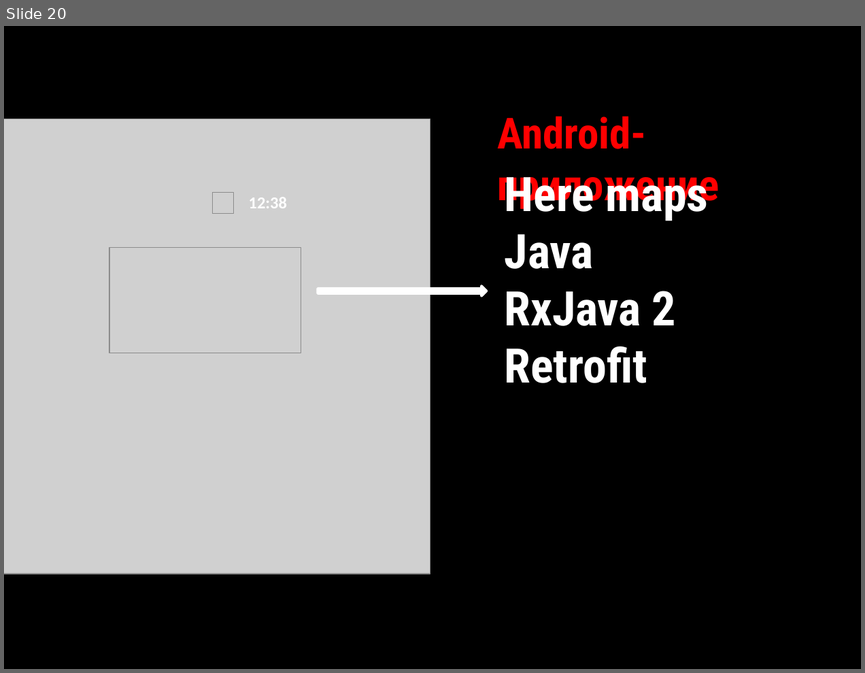
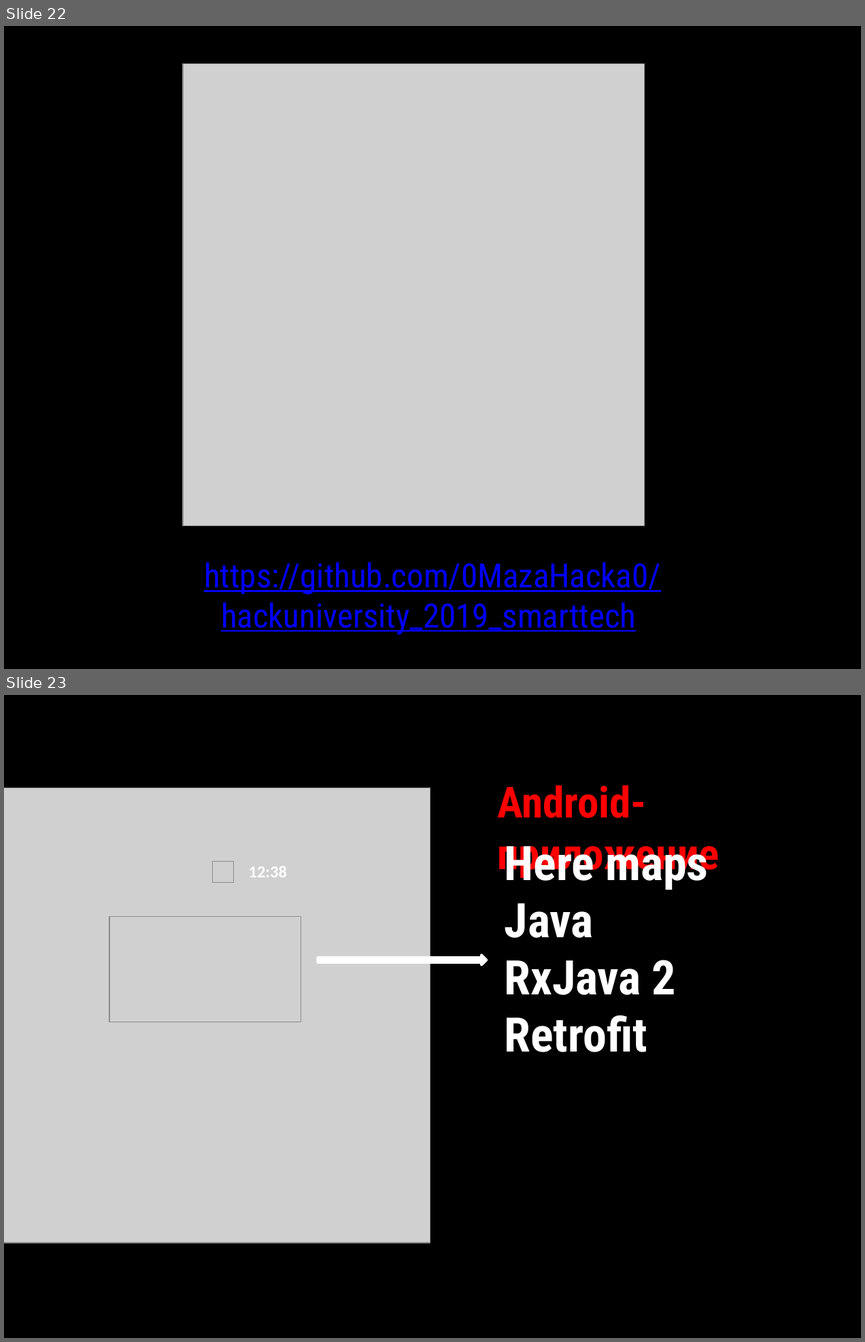
Before and after one commit to 0MazaHacka0/hackuniversity_2019_smarttech, a slide deck: IKTIB_ITA_YuFU.pptx. Shown one above the other, each under a label of ours: slide 20 before the commit, slides 22 and 23 after it. The pictures are 865x673 and 865x1342 pixels, drawn with LibreOffice and Linux fonts; fonts in the diff are those of the drawing; grey boxes stand for pictures. Boxes give left, top, right and bottom in pixels: in the first picture for what was removed or moved away, otherwise in the second. Text is boxed around its words. In the diff, an @@ line names an element or a change of style, - is before the commit and + after.

Commit message:
Presentation

```diff
--- a/IKTIB_ITA_YuFU.pptx
+++ b/IKTIB_ITA_YuFU.pptx
@@ slide 22 added at (4, 26, 861, 669), background #FFFFFF @@
@@ rectangle added at (4, 27, 861, 669), fill #000000, outline #000000 2 pt @@
@@ picture added at (183, 63, 645, 526) @@
@@ text added at (204, 562, 660, 635), 28 pt, text #0000FF, underline @@
+https://github.com/0MazaHacka0/hackuniversity_2019_smarttech
@@ what was slide 20 is now slide 23 @@
```
Also in this commit, not shown: 2 other slides added.
